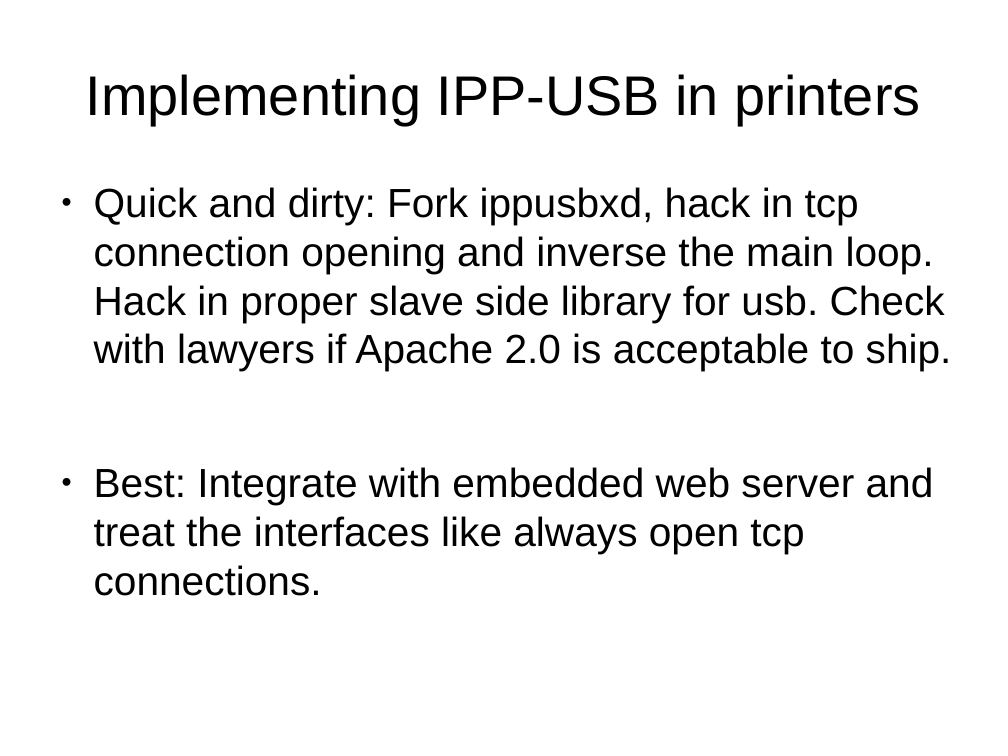
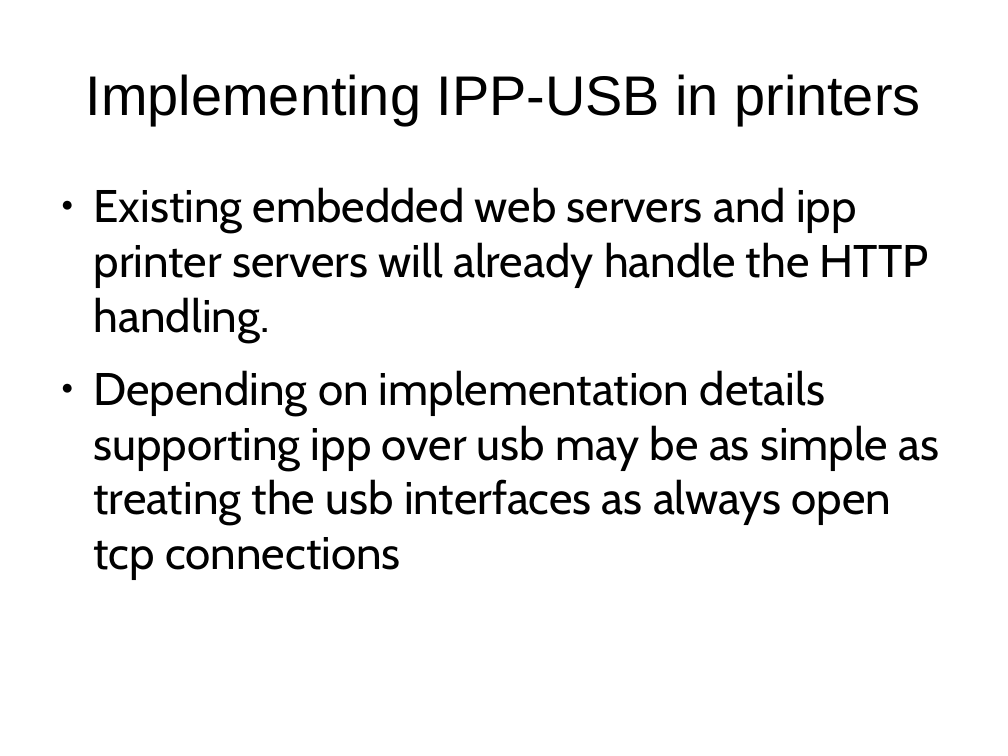
Before and after one commit to tillkamppeter/ippusbxd, a slide deck: slide 10 of doc/ippusbxd_presentation.odp. Drawn at 1008x756 pixels with LibreOffice and Linux fonts; fonts in the diff are those of the drawing. Boxes give left, top, right and bottom in pixels: in the first picture for what was removed or moved away, otherwise in the second. Text is boxed around its words. In the diff, an @@ line names an element or a change of style, - is before the commit and + after.

```diff
--- a/doc/ippusbxd_presentation.odp
+++ b/doc/ippusbxd_presentation.odp
@@ text at (94,187,940,580): text changed; size 32 to 36 pt; font Arial to Cabin @@
-● Quick and dirty: Fork ippusbxd, hack in tcp connection opening and inverse the main loop. Hack in proper slave side library for usb. Check with lawyers if Apache 2.0 is acceptable to ship.
-● Best: Integrate with embedded web server and treat the interfaces like always open tcp connections.
+● Existing embedded web servers and ipp printer servers will already handle the HTTP handling.
+● Depending on implementation details supporting ipp over usb may be as simple as treating the usb interfaces as always open tcp connections
```
Also in this commit, not shown: 6 other slides changed.
